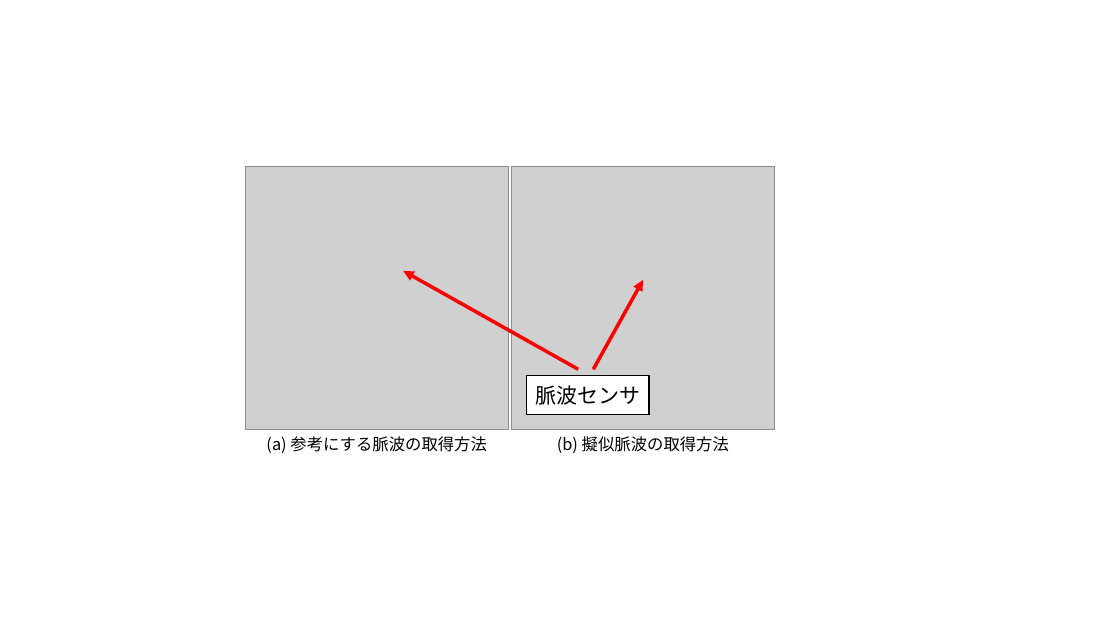
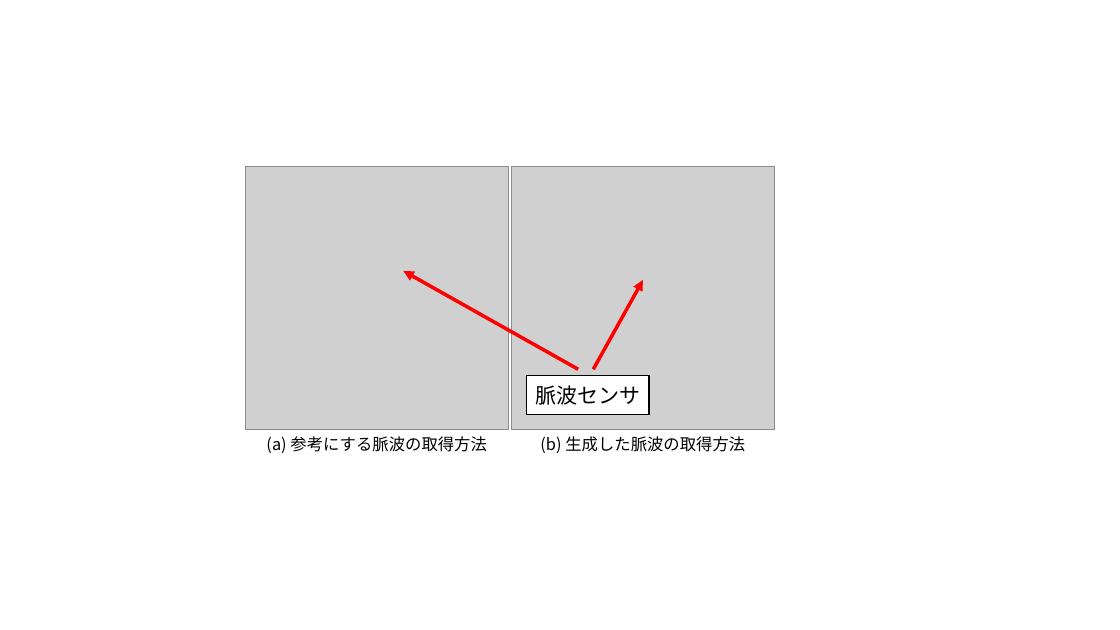
Before and after one commit to a2h1r0/lab, a slide deck: slide 1 of paper/pulse/figures/figures.pptx. Drawn at 1120x630 pixels with LibreOffice and Linux fonts; fonts in the diff are those of the drawing; grey boxes stand for pictures. Boxes give left, top, right and bottom in pixels: in the first picture for what was removed or moved away, otherwise in the second. Text is boxed around its words. In the diff, an @@ line names an element or a change of style, - is before the commit and + after.

```diff
--- a/paper/pulse/figures/figures.pptx
+++ b/paper/pulse/figures/figures.pptx
@@ text at (540,436,745,453): text changed @@
-(b) 擬似脈波の取得方法
+(b) 生成した脈波の取得方法
```
Also in this commit, not shown: 11 other files.
